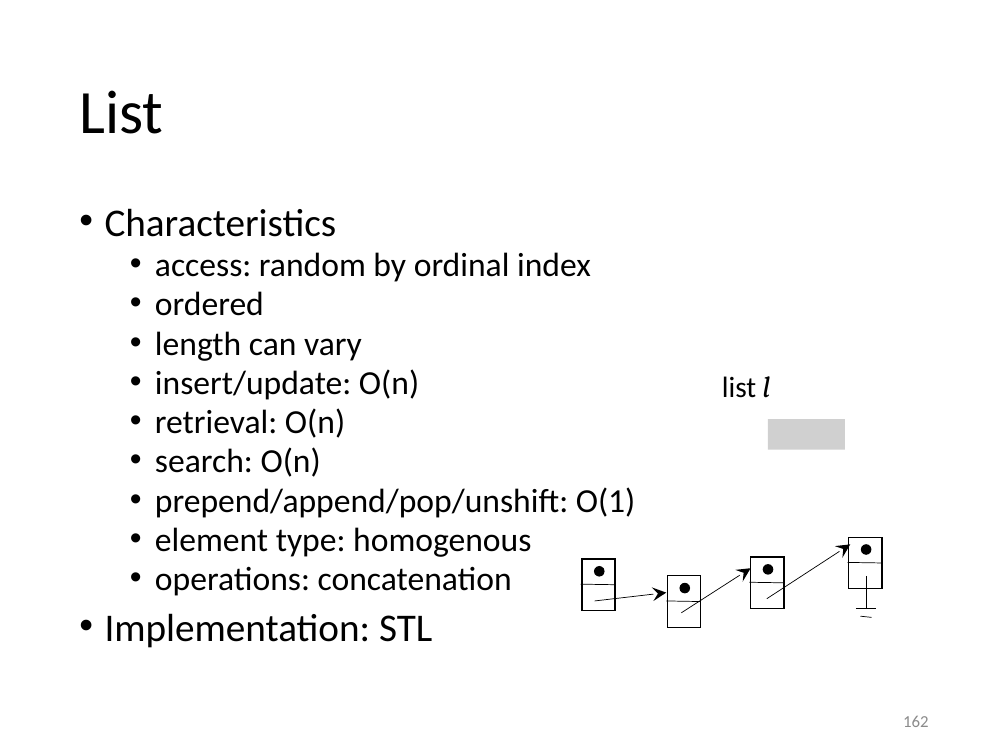
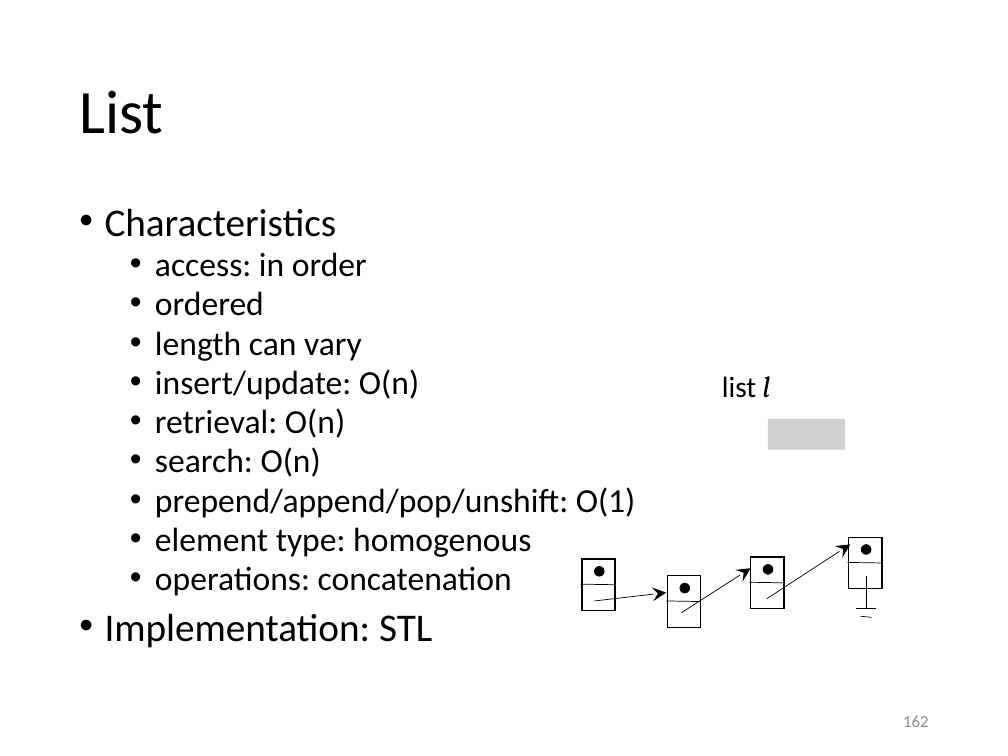
Before and after one commit to gjbex/Scientific-C-plus-plus, a slide deck: slide 162 of scientific_cpp.pptx. Drawn at 1008x756 pixels with LibreOffice and Linux fonts; fonts in the diff are those of the drawing; grey boxes stand for pictures. Boxes give left, top, right and bottom in pixels: in the first picture for what was removed or moved away, otherwise in the second. Text is boxed around its words. In the diff, an @@ line names an element or a change of style, - is before the commit and + after.

```diff
--- a/scientific_cpp.pptx
+++ b/scientific_cpp.pptx
@@ text at (x1=155, y1=252, x2=367, y2=277): text changed @@
-  • access: random by ordinal index
+  • access: in order
```
Also in this commit, not shown: 3 other slides changed.
